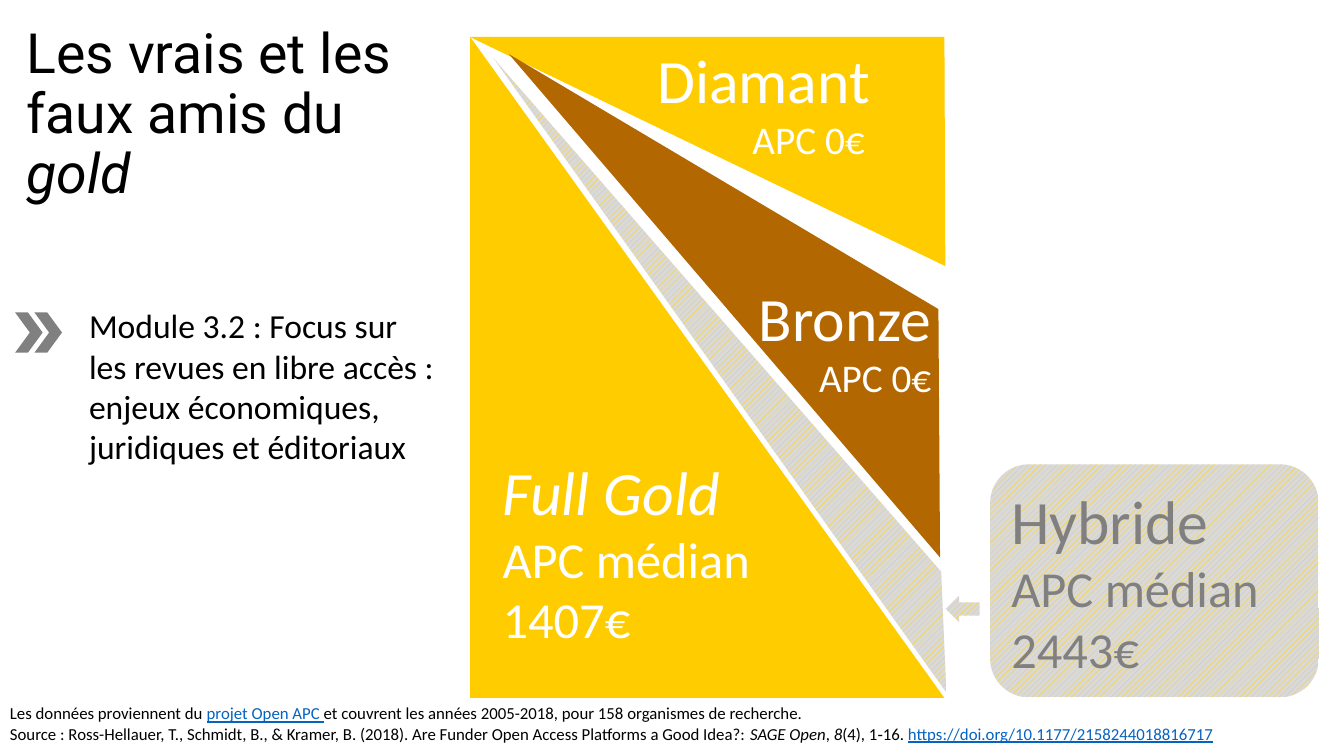
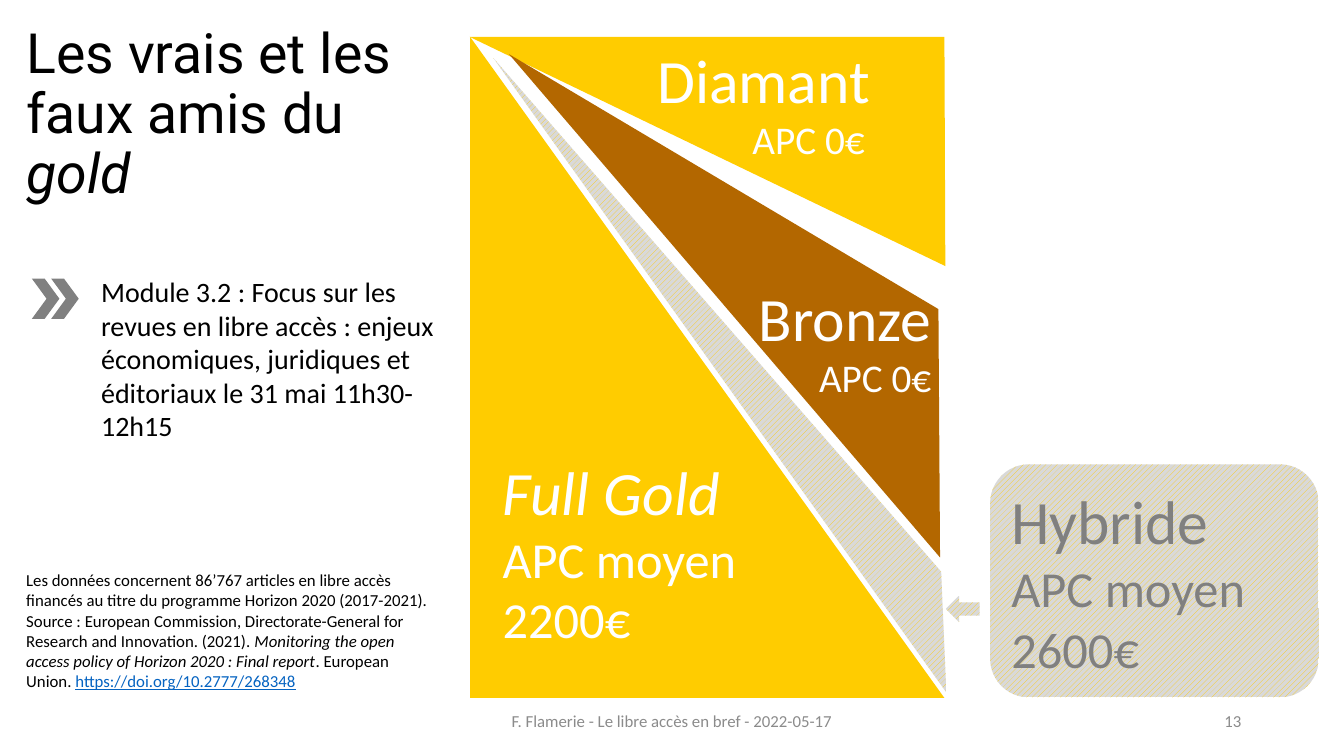
Before and after one commit to fflamerie/formbiblio, a slide deck: slide 13 of docs/module3-1_oa_bref.pptx. Drawn at 1344x756 pixels with LibreOffice and Linux fonts; fonts in the diff are those of the drawing. Boxes give left, top, right and bottom in pixels: in the first picture for what was removed or moved away, otherwise in the second. Text is boxed around its words. In the diff, an @@ line names an element or a change of style, - is before the commit and + after.

```diff
--- a/docs/module3-1_oa_bref.pptx
+++ b/docs/module3-1_oa_bref.pptx
@@ chevron: place and size @@
-chevron at (16, 314, 41, 352)
+chevron at (33, 279, 58, 318)
@@ chevron: place and size @@
-chevron at (36, 314, 62, 352)
+chevron at (52, 279, 78, 318)
@@ text at (101, 282, 433, 437): text changed; size 24 to 20 pt @@
-Module 3.2 : Focus sur les revues en libre accès : enjeux économiques, juridiques et éditoriaux
+Module 3.2 : Focus sur les revues en libre accès : enjeux économiques, juridiques et éditoriaux le 31 mai 11h30-12h15
@@ text at (503, 545, 736, 639): text changed @@
-APC médian 1407€
+APC moyen 2200€
@@ text in rounded rectangle at (1011, 566, 1245, 679): text changed @@
-APC médian 2443€
+APC moyen 2600€
@@ text at (26, 574, 427, 690): text changed @@
-Les données proviennent du projet Open APC et couvrent les années 2005-2018, pour 158 organismes de recherche.
-Source : Ross-Hellauer, T., Schmidt, B., & Kramer, B. (2018). Are Funder Open Access Platforms a Good Idea?: SAGE Open, 8(4), 1‑16. https://doi.org/10.1177/2158244018816717
+Les données concernent 86’767 articles en libre accès financés au titre du programme Horizon 2020 (2017-2021).
+Source : European Commission, Directorate-General for Research and Innovation. (2021). Monitoring the open access policy of Horizon 2020 : Final report. European Union. https://doi.org/10.2777/268348
@@ text added at (512, 715, 831, 727), 12 pt, text #8C8C8C @@
+F. Flamerie - Le libre accès en bref - 2022-05-17
@@ page number added at (1224, 716, 1241, 727), 12 pt, text #8C8C8C @@
+13
```
Also in this commit, not shown: 20 other slides changed, 3 slides added, 1 slide removed, 15 other files.
